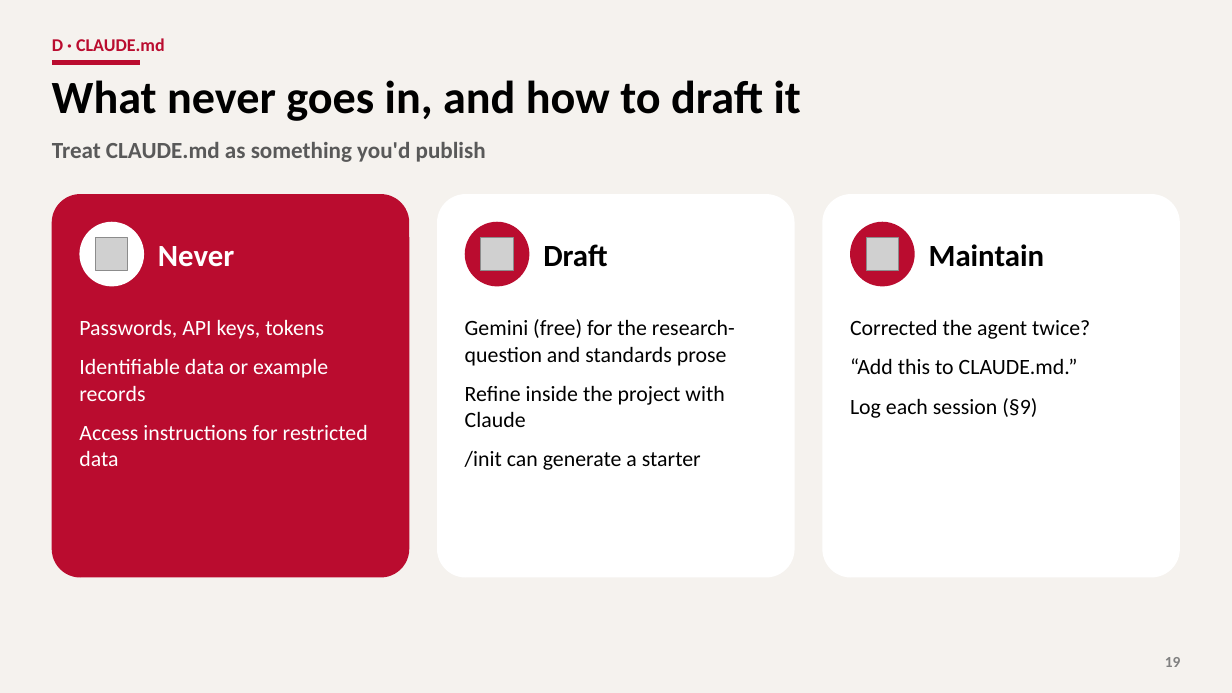
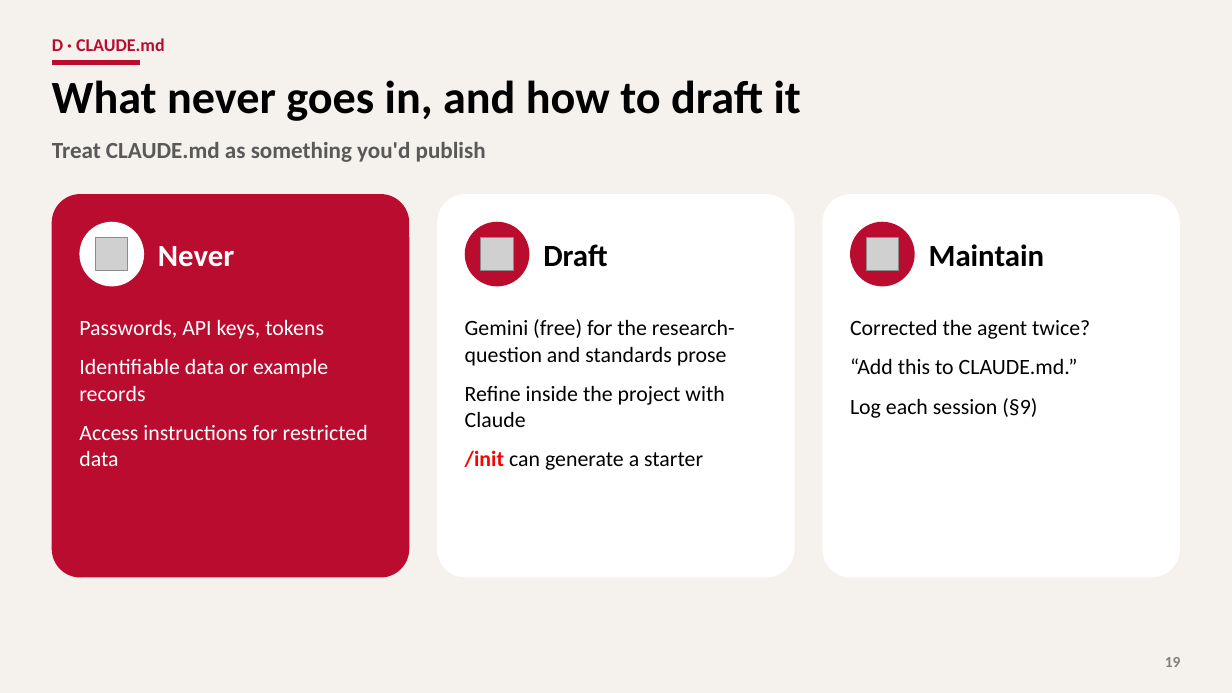
Before and after one commit to YungChun0303/ai_workshop_edu, a slide deck: slide 19 of part2_setup/slides/part2_setup.pptx. Drawn at 1232x693 pixels with LibreOffice and Linux fonts; fonts in the diff are those of the drawing; grey boxes stand for pictures; background and template pictures are left out. Boxes give left, top, right and bottom in pixels: in the first picture for what was removed or moved away, otherwise in the second. Text is boxed around its words. In the diff, an @@ line names an element or a change of style, - is before the commit and + after.

```diff
--- a/part2_setup/slides/part2_setup.pptx
+++ b/part2_setup/slides/part2_setup.pptx
@@ text at (465,450,703,470): text colour #000000 to #FF0000, bold on in "/init" @@
```
Also in this commit, not shown: 2 other files.
